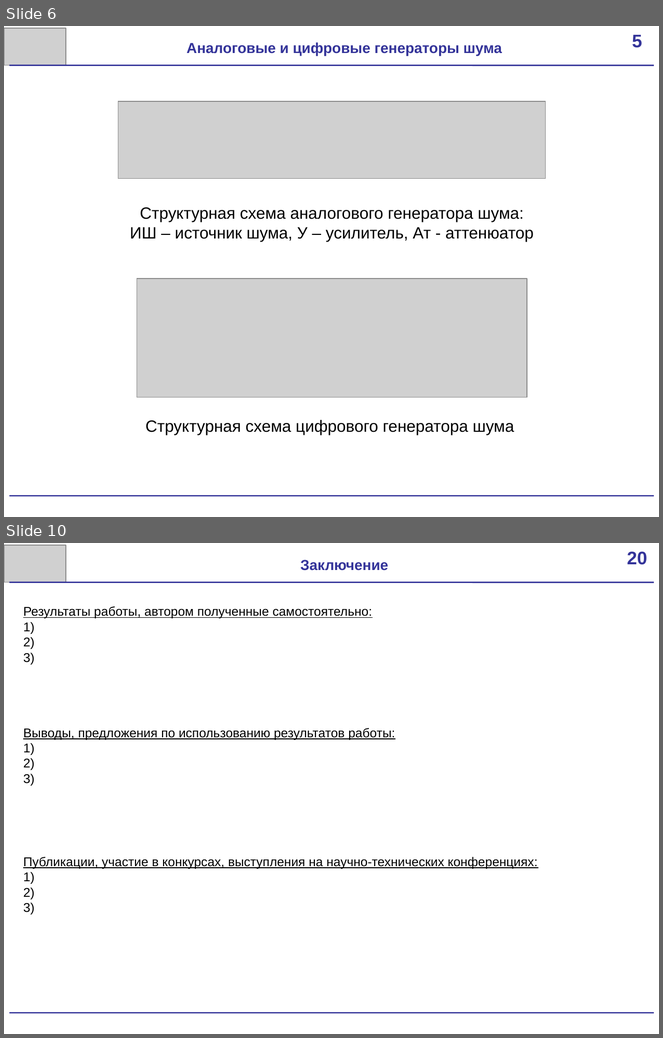
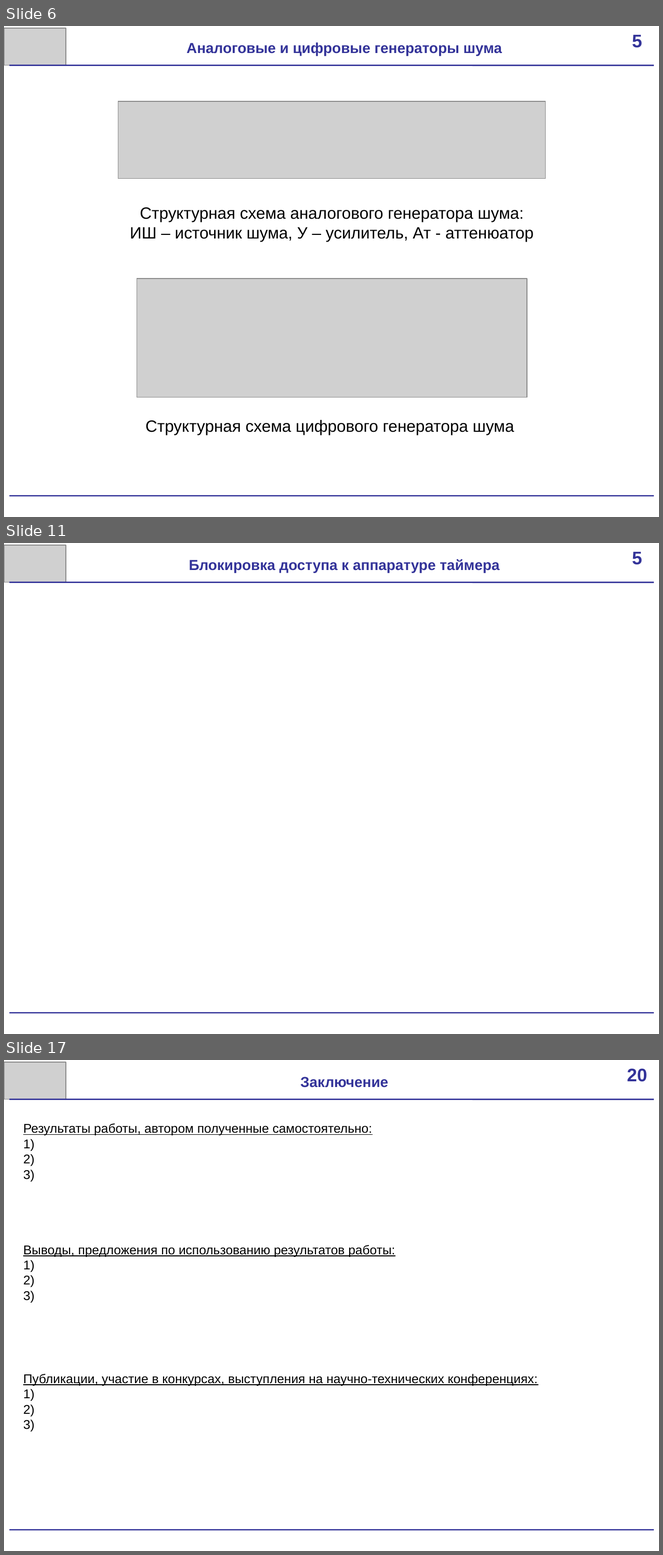
Before and after one commit to scorpion-afi/oscilator, a slide deck: documentation/Presentation.pptx. Shown one above the other, each under a label of ours: slides 6 and 10 before the commit, slides 6, 11 and 17 after it; the slides between them are not shown. The pictures are 663x1038 and 663x1555 pixels, drawn with LibreOffice and Linux fonts; fonts in the diff are those of the drawing; grey boxes stand for pictures. Boxes give left, top, right and bottom in pixels: in the first picture for what was removed or moved away, otherwise in the second. Text is boxed around its words. In the diff, an @@ line names an element or a change of style, - is before the commit and + after.

```diff
--- a/documentation/Presentation.pptx
+++ b/documentation/Presentation.pptx
@@ slide 11 added at box(4, 543, 659, 1034), background #FFFFFF @@
@@ picture added at box(4, 545, 65, 583) @@
@@ rectangle added at box(616, 543, 659, 580), fill #FFFFFF, 20 pt, text #333399, bold @@
+5
@@ text added at box(189, 559, 500, 573), 16 pt, text #333399, bold @@
+Блокировка доступа к аппаратуре таймера
@@ line added from (9, 583) to (654, 583), #333399 1.5 pt @@
@@ line added from (9, 1014) to (654, 1014), #333399 1.5 pt @@
@@ what was slide 10 is now slide 17 @@
```
Also in this commit, not shown: 2 slides changed, 7 other slides added, 1 slide removed, 2 other files.
